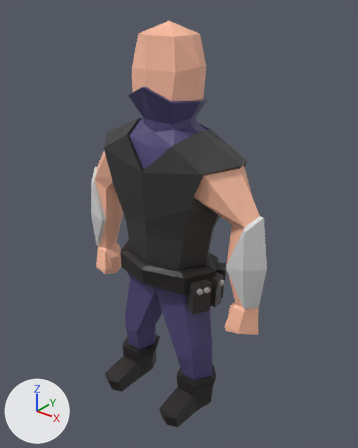
A saved change to the COLLADA model Animations/RogueIdle.dae.
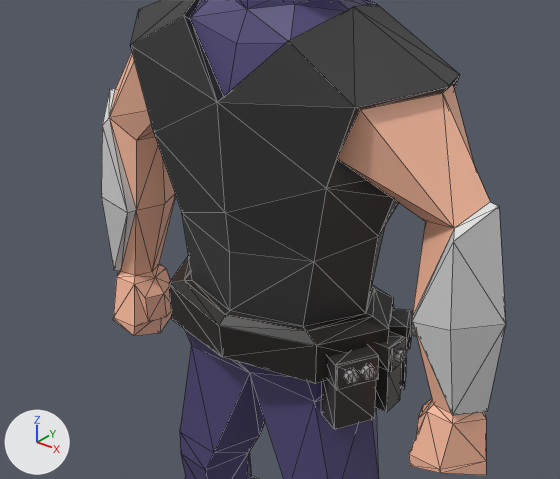
Old and new are each drawn whole from a 50 mm lens placed at (6.33, -7.51, 9.34), pointed at (0.21, 0.14, 4.6) and again close up on the part from 13% to 81% of the width and 29% to 75% of the height. Arrows for +X, +Y and +Z are at lower left; the lights stay in place. The close-ups show mesh edges as thin lines.
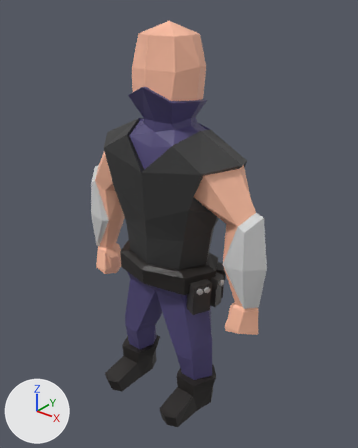
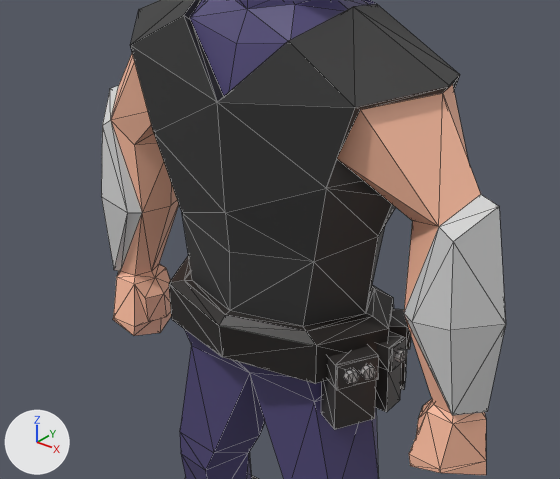
What differs and where, as boxes [x1, y1, x2, y2] in the close-ups (560 x 479 px; the box of a moved part takes in the faces that stretch with it):
'Cube', reshaped, shading changed: [101, 0, 506, 479] in both
part 1 of me_cube_000, moved or reshaped: before [102, 52, 176, 278]; after [102, 54, 179, 278]
part 2 of me_cube_000, moved or reshaped: [337, 83, 499, 413] in both
part 3 of me_cube_000, shading changed: [101, 0, 506, 479] in both

Patch to the scene script:
```diff
--- a/Animations/RogueIdle.dae.py
+++ b/Animations/RogueIdle.dae.py
@@ me_cube_000 @@
 me_cube_000.from_pydata(...)  # 460 vertices, 891 faces; spans x -2.47..2.46, y -1.27..0.99, z 0.11..8.72
 # used by ob_cube; location = (0.0, 0.0, 0.0)
 # before: 421 (1.71, 0.37, 4.27), 422 (1.71, -0.23, 4.27) at pixel (412, 316), 423 (1.63, 0.08, 4.27)
-me_cube_000.vertices[149].co = (-1.7, -0.18, 5.04)  # pixel (136, 140)
-me_cube_000.vertices[150].co = (-1.7, 0.32, 5.04)
-me_cube_000.vertices[151].co = (-2.06, -0.2, 5.2)  # pixel (109, 117)
-me_cube_000.vertices[152].co = (-2.06, 0.34, 5.2)
-me_cube_000.vertices[182].co = (-1.6, 0.07, 5.04)
-me_cube_000.vertices[183].co = (-2.24, 0.07, 5.4)  # pixel (115, 89)
-me_cube_000.vertices[250].co = (-1.86, 0.07, 3.38)  # pixel (152, 271)
-me_cube_000.vertices[424].co = (-1.73, 0.38, 4.27)
-me_cube_000.vertices[425].co = (-1.73, -0.22, 4.27)  # pixel (136, 210)
-me_cube_000.vertices[426].co = (-1.61, 0.08, 4.27)  # pixel (164, 203)
-me_cube_000.vertices[48].co = (1.69, 0.32, 5.04)
-me_cube_000.vertices[49].co = (2.04, -0.18, 5.2)  # pixel (454, 228)
-me_cube_000.vertices[50].co = (2.04, 0.32, 5.2)
-me_cube_000.vertices[79].co = (1.61, 0.07, 5.04)  # pixel (425, 221)
-me_cube_000.vertices[80].co = (2.22, 0.07, 5.4)  # pixel (490, 201)
-me_cube_000.vertices[254].co = (1.86, 0.07, 3.38)
+# me_cube_000 part 1
+me_cube_000.vertices[149].co = (-1.67, -0.23, 5.02)  # pixel (134, 144)
+me_cube_000.vertices[150].co = (-1.67, 0.37, 5.02)
+me_cube_000.vertices[151].co = (-1.98, -0.25, 5.21)  # pixel (110, 120)
+me_cube_000.vertices[152].co = (-1.98, 0.39, 5.21)
+me_cube_000.vertices[182].co = (-1.44, 0.07, 5.02)
+me_cube_000.vertices[183].co = (-2.18, 0.07, 5.45)  # pixel (118, 85)
+me_cube_000.vertices[250].co = (-1.87, 0.07, 3.38)  # pixel (151, 271)
+me_cube_000.vertices[424].co = (-1.64, 0.38, 4.27)
+me_cube_000.vertices[425].co = (-1.64, -0.22, 4.27)  # pixel (142, 212)
+me_cube_000.vertices[426].co = (-1.52, 0.08, 4.27)  # pixel (170, 205)
+# me_cube_000 part 2
+for i in [421, 422, 423]: me_cube_000.vertices[i].co += Vector((-0.09, 0.0, 0.0))
+me_cube_000.vertices[48].co = (1.68, 0.36, 5.01)
+me_cube_000.vertices[49].co = (1.93, -0.24, 5.21)  # pixel (438, 226)
+me_cube_000.vertices[50].co = (1.93, 0.36, 5.21)
+me_cube_000.vertices[79].co = (1.48, 0.06, 5.01)  # pixel (412, 220)
+me_cube_000.vertices[80].co = (2.14, 0.06, 5.45)  # pixel (480, 194)
+me_cube_000.vertices[254].co = (1.87, 0.07, 3.38)
+# me_cube_000 part 3: edges marked sharp go from 1178 to 1183
 me_cube_000.materials.append(mat_vertex_colours)
```
